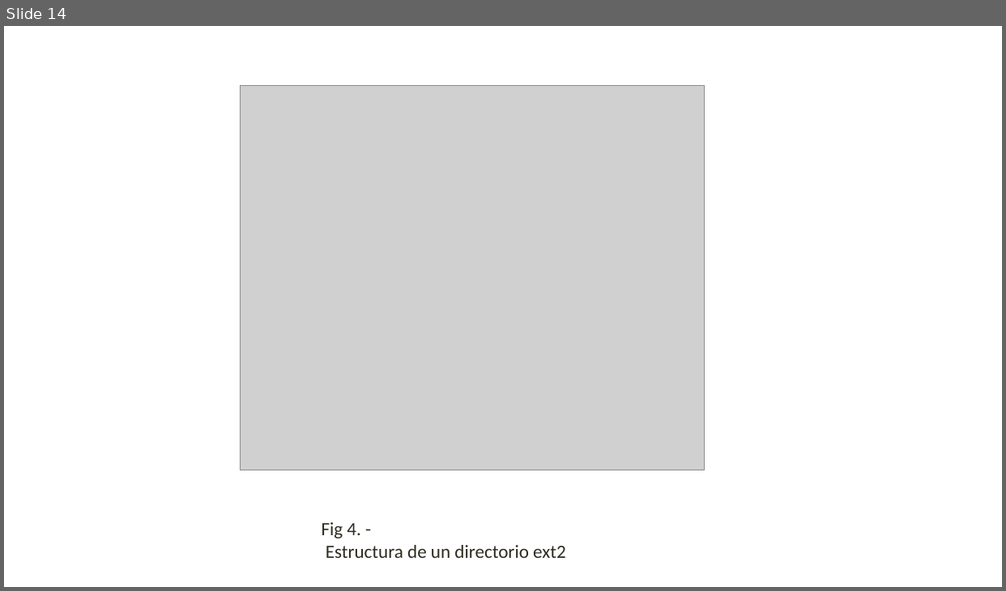
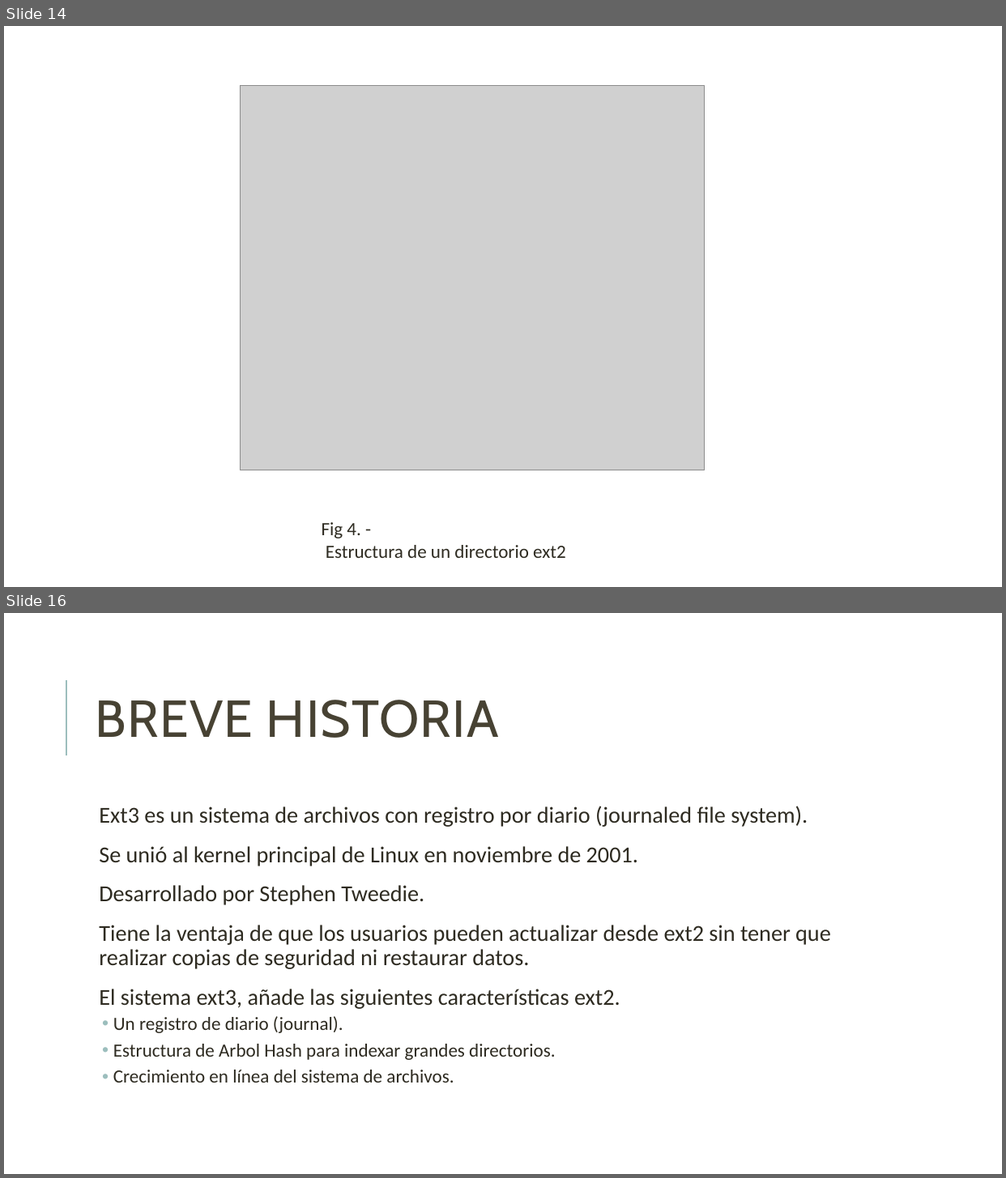
Before and after one commit to unamfi/sistop-2020-1, a slide deck: exposiciones/GonzálezAndrés/Extended.pptx. Shown one above the other, each under a label of ours: slide 14 before the commit, slides 14 and 16 after it; the slides between them are not shown. The pictures are 1006x591 and 1006x1178 pixels, drawn with LibreOffice and Linux fonts; fonts in the diff are those of the drawing; grey boxes stand for pictures. Boxes give left, top, right and bottom in pixels: in the first picture for what was removed or moved away, otherwise in the second. Text is boxed around its words. In the diff, an @@ line names an element or a change of style, - is before the commit and + after.

```diff
--- a/exposiciones/GonzálezAndrés/Extended.pptx
+++ b/exposiciones/GonzálezAndrés/Extended.pptx
@@ slide 16 added at bbox=[4, 613, 1002, 1174], background #FFFFFF @@
@@ line added from (66, 756) to (66, 680), #9CBEBD 1.5 pt @@
@@ title added at bbox=[96, 700, 499, 738], 50 pt, text #474233 @@
+BREVE HISTORIA
@@ text added at bbox=[99, 806, 831, 1083], 22 pt, text #2E2B21 @@
+  Ext3 es un sistema de archivos con registro por diario (journaled file system).
+  Se unió al kernel principal de Linux en noviembre de 2001.
+  Desarrollado por Stephen Tweedie.
+  Tiene la ventaja de que los usuarios pueden actualizar desde ext2 sin tener que realizar copias de seguridad ni restaurar datos.
+  El sistema ext3, añade las siguientes características ext2.
+  • Un registro de diario (journal).
+  • Estructura de Arbol Hash para indexar grandes directorios.
+  • Crecimiento en línea del sistema de archivos.
```
Also in this commit, not shown: 2 slides changed, 5 other slides added.
